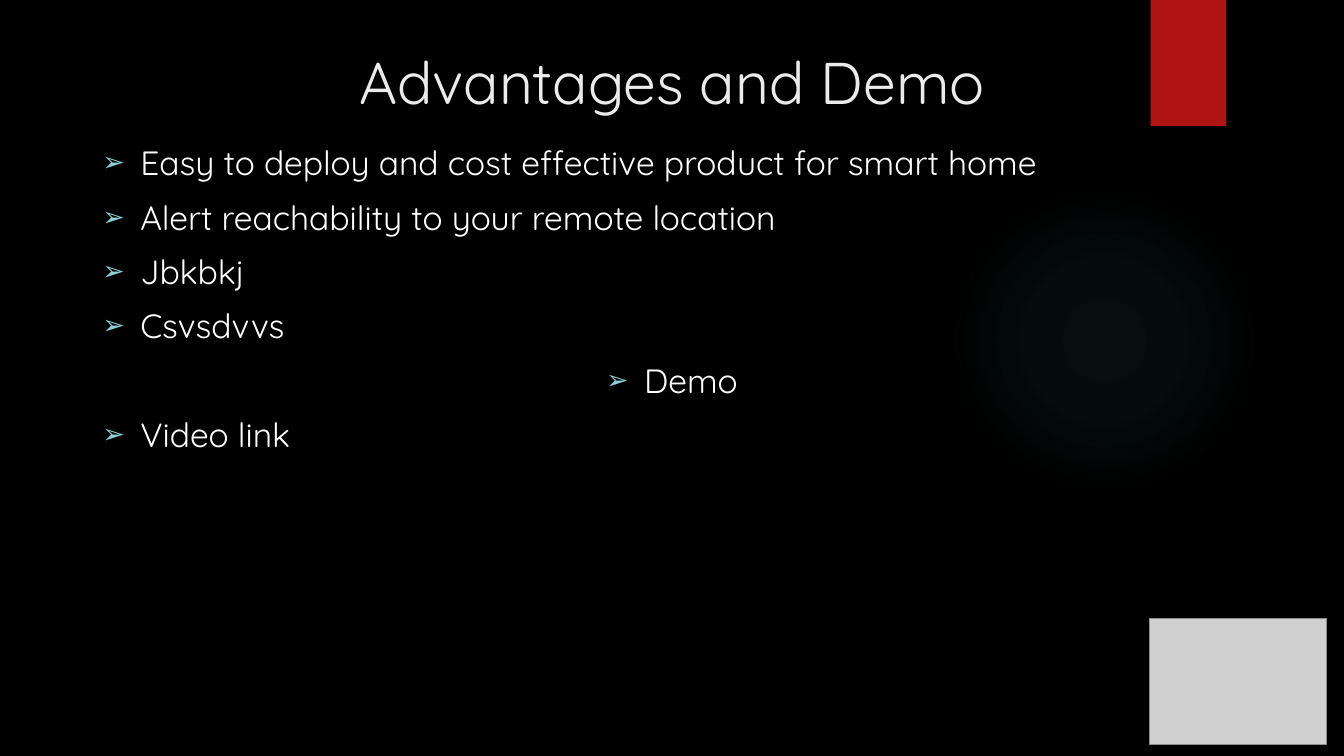
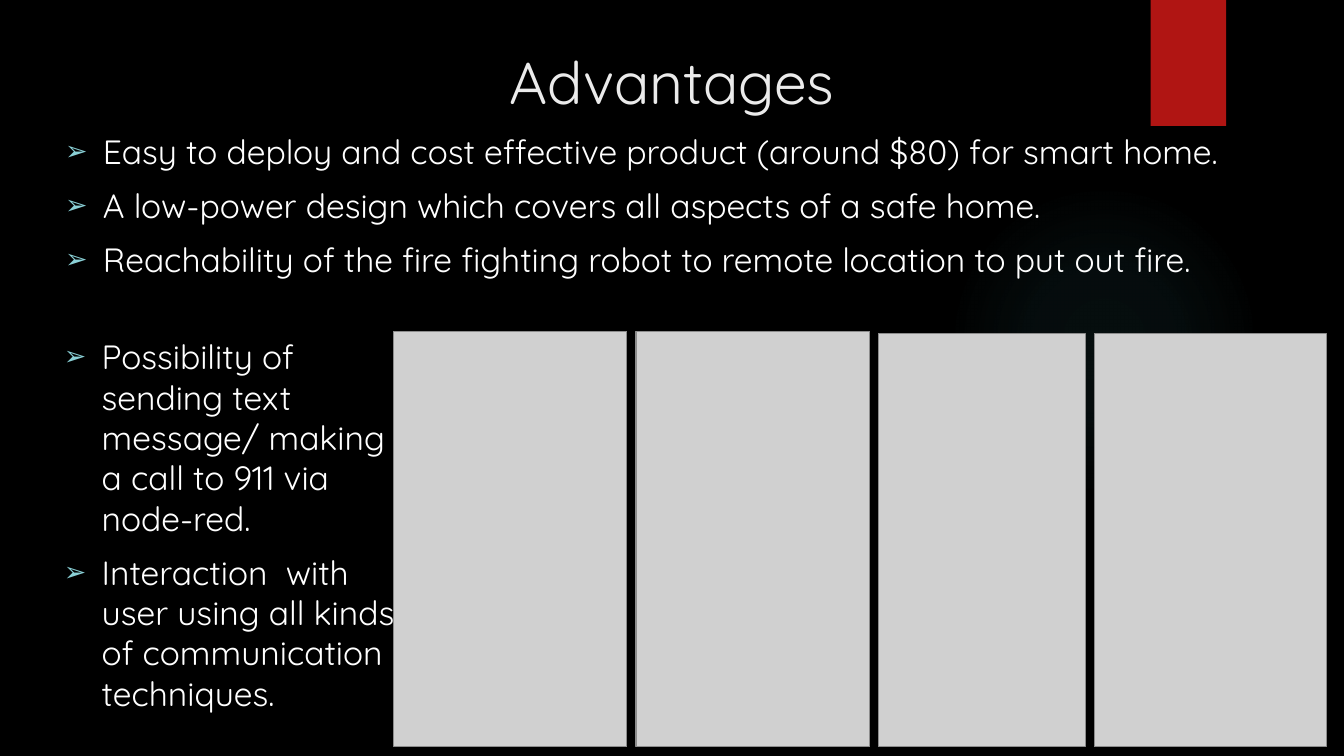
Before and after one commit to Sandhie177/UMKC_Hackathon_Fall_2018_IoT_Group_2, a slide deck: slide 5 of Documentation/IOT-SMART-HOME-Firebot-and-light-automation.pptx. Drawn at 1344x756 pixels with LibreOffice and Linux fonts; fonts in the diff are those of the drawing; grey boxes stand for pictures; background and template pictures are left out. Boxes give left, top, right and bottom in pixels: in the first picture for what was removed or moved away, otherwise in the second. Text is boxed around its words. In the diff, an @@ line names an element or a change of style, - is before the commit and + after.

```diff
--- a/Documentation/IOT-SMART-HOME-Firebot-and-light-automation.pptx
+++ b/Documentation/IOT-SMART-HOME-Firebot-and-light-automation.pptx
@@ title at [510, 60, 835, 116]: text changed @@
-Advantages and Demo
+Advantages
@@ text at [103, 136, 1217, 279]: text changed @@
-➢ Easy to deploy and cost effective product for smart home
-➢ Alert reachability to your remote location
-➢ Jbkbkj
-➢ Csvsdvvs
-➢ Demo
-➢ Video link
+➢ Easy to deploy and cost effective product (around $80) for smart home.
+➢ A low-power design which covers all aspects of a safe home.
+➢ Reachability of the fire fighting robot to remote location to put out fire.
@@ text added at [102, 344, 395, 713], 24 pt, text #FFFFFF @@
+➢ Possibility of sending text message/ making a call to 911 via node-red.
+➢ Interaction with user using all kinds of communication techniques.
@@ picture added at [394, 332, 628, 747] @@
@@ picture added at [636, 332, 870, 747] @@
@@ picture added at [879, 334, 1086, 747] @@
@@ picture added at [1094, 334, 1326, 747] @@
```
Also in this commit, not shown: 4 other slides changed.
